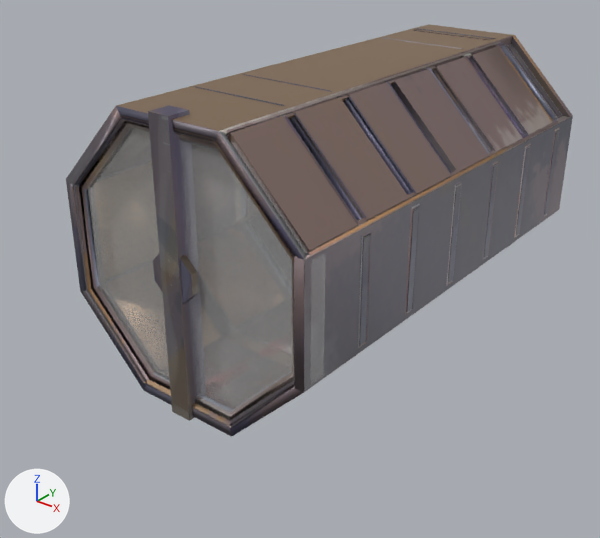
What one commit did to the glTF model set_dressing_props/LO_airlock.glb.
Rendered twice from a 50 mm camera at (5.2, -7.43, 4.92) aimed at (-0.22, -0.65, 0.72). The lights are fixed; the arrows at lower left show +X, +Y and +Z. The older version comes first. Where no turn or scale is listed for an object, it has been applied to the vertices.

Objects in the first picture: 'airlock_main', 'front door'.
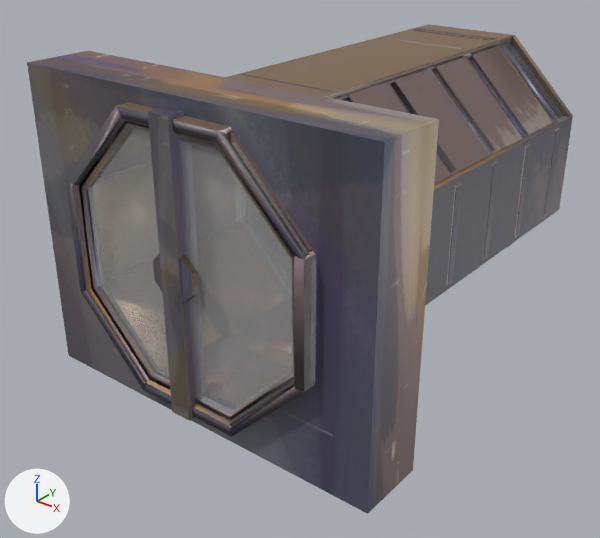
The newer file is also turned or shifted as a whole; pictures and numbers use the older file's frame.

Location of each change, [x1, y1, x2, y2] in pixels of the pictures (600 x 538 px):
'Cube.001', added: after [27, 51, 439, 514]

The change in detail:
Mesh me_cube_022 is new.
It has 28 vertices, 56 faces and spans x -2.13..2.13, y -0.38..0.38, z -1.71..1.71.
It uses material mat_material_060 (picture img_airlock_tex).
Object 'Cube.001' (ob_cube_001) is new; it shows me_cube_022.
Its location is (-0.03, -2.21, 1.44).
